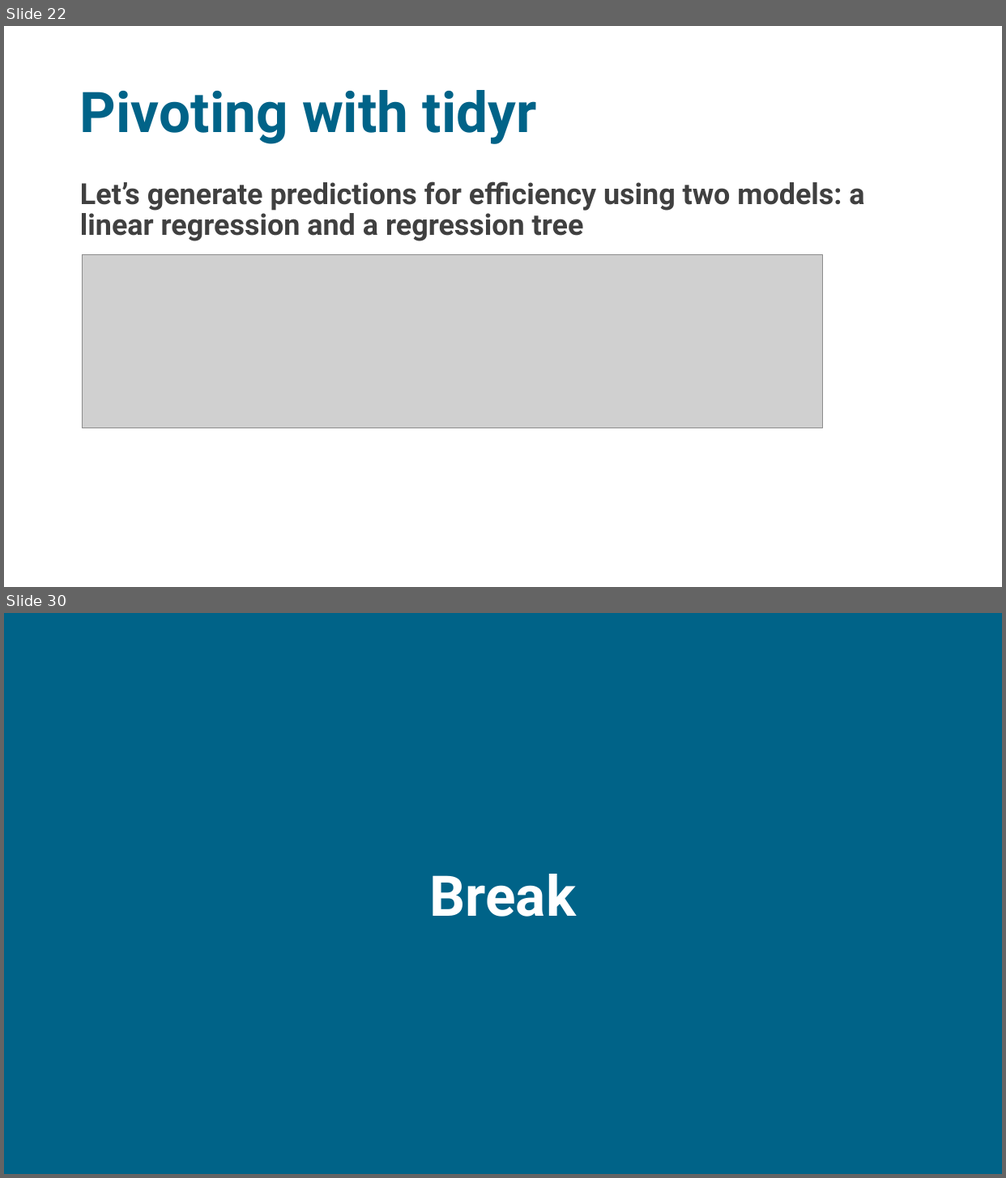
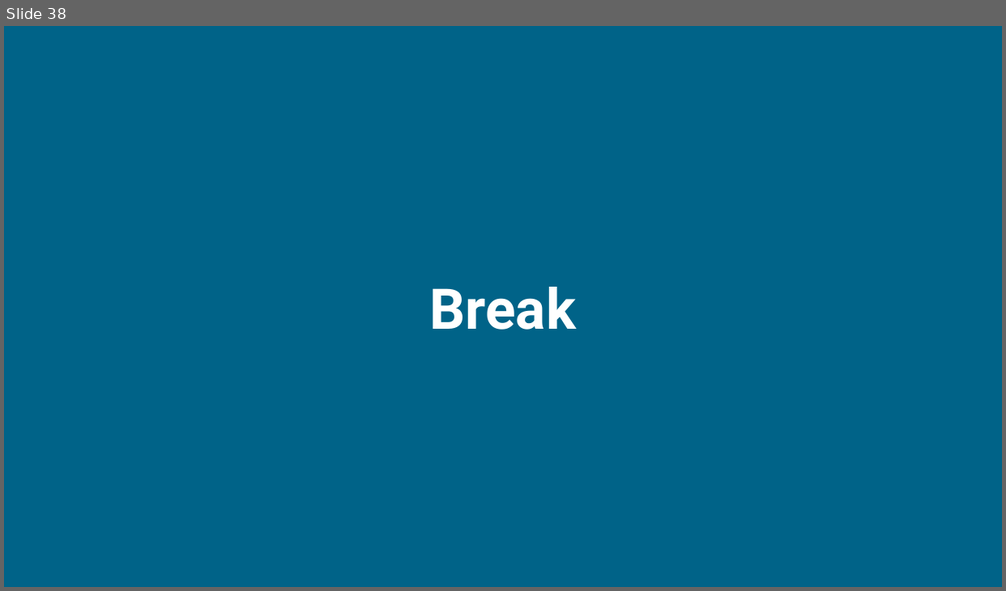
Before and after one commit to sodascience/workshop_causal_impact_assessment, a slide deck: lectures/01_introduction/intro_2.pptx. Shown one above the other, each under a label of ours: slides 22 and 30 before the commit, slide 38 after it; the slides between them are not shown. The pictures are 1006x1178 and 1006x591 pixels, drawn with LibreOffice and Linux fonts; fonts in the diff are those of the drawing; grey boxes stand for pictures. Boxes give left, top, right and bottom in pixels: in the first picture for what was removed or moved away, otherwise in the second. Text is boxed around its words. In the diff, an @@ line names an element or a change of style, - is before the commit and + after.

```diff
--- a/lectures/01_introduction/intro_2.pptx
+++ b/lectures/01_introduction/intro_2.pptx
@@ slide 22 removed at (4, 26, 1002, 587), background #FFFFFF @@
@@ title removed at (80, 90, 537, 144) @@
-Pivoting with tidyr
@@ text removed at (80, 182, 864, 241) @@
-Let’s generate predictions for efficiency using two models: a linear regression and a regression tree
@@ picture removed at (82, 254, 822, 428) @@
@@ what was slide 30 is now slide 38 @@
```
Also in this commit, not shown: 1 slide changed, 36 slides added, 27 other slides removed, 6 other files.
